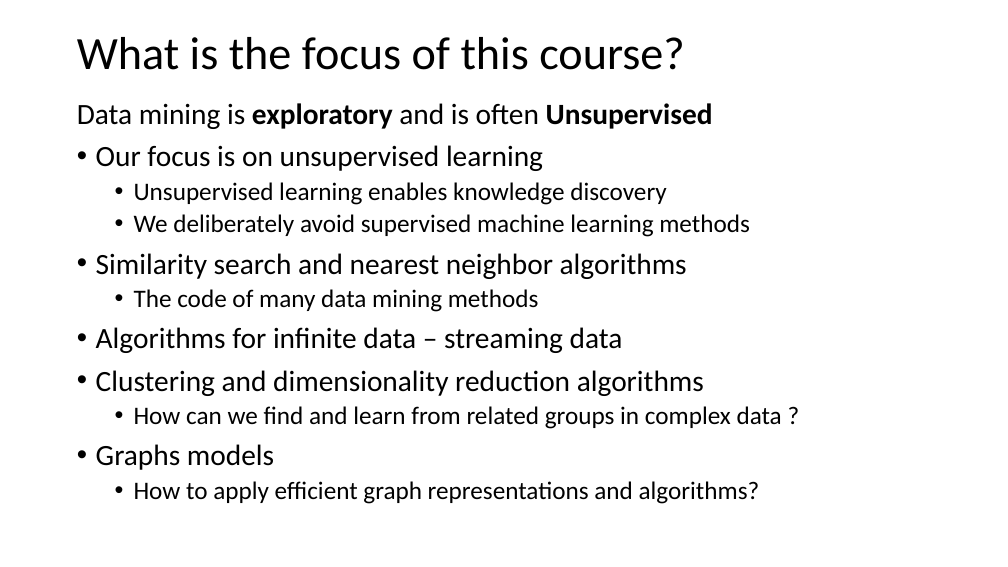
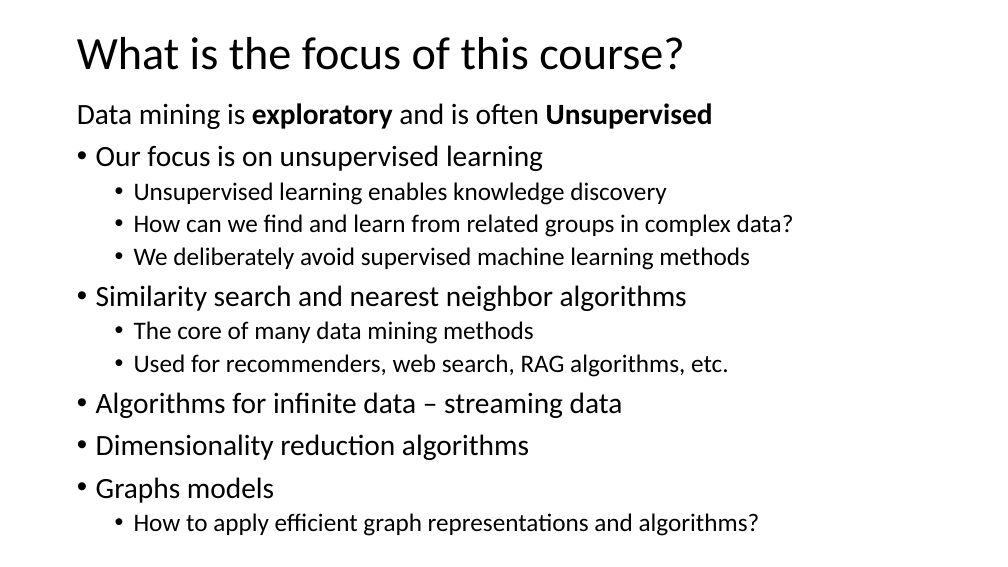
Before and after one commit to tenevian/Harvard-SSP-Data-Mining, a slide deck: slide 12 of slides/1_Introduction.pptx. Drawn at 1008x567 pixels with LibreOffice and Linux fonts; fonts in the diff are those of the drawing. Boxes give left, top, right and bottom in pixels: in the first picture for what was removed or moved away, otherwise in the second. Text is boxed around its words. In the diff, an @@ line names an element or a change of style, - is before the commit and + after.

```diff
--- a/slides/1_Introduction.pptx
+++ b/slides/1_Introduction.pptx
@@ text at (x1=134, y1=214, x2=794, y2=237): paragraph added @@
+  • How can we find and learn from related groups in complex data?
@@ text at (x1=134, y1=321, x2=729, y2=377): text changed @@
-  • The code of many data mining methods
+  • The core of many data mining methods
+  • Used for recommenders, web search, RAG algorithms, etc.
@@ text at (x1=96, y1=434, x2=529, y2=460): text changed; size 24 to 28 pt @@
-• Clustering and dimensionality reduction algorithms
-  • How can we find and learn from related groups in complex data ?
+• Dimensionality reduction algorithms
```
Also in this commit, not shown: 1 other slide changed.
